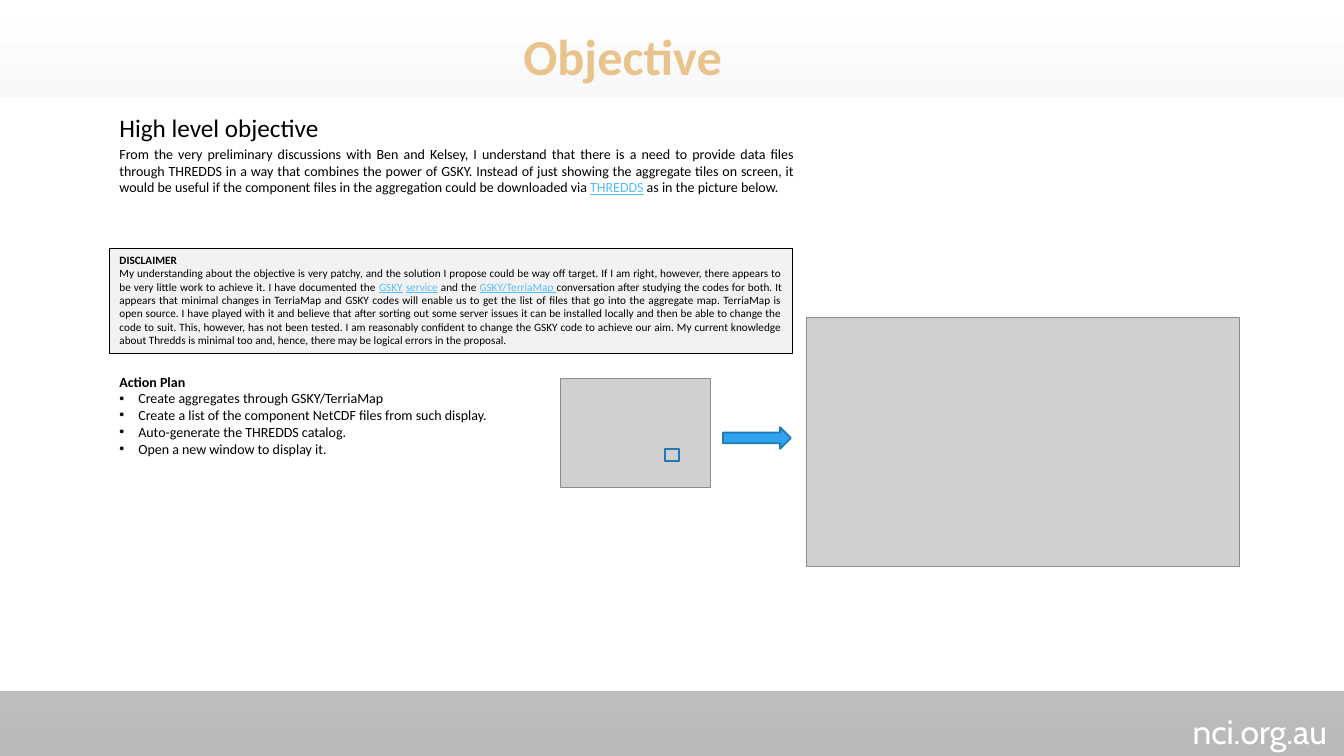
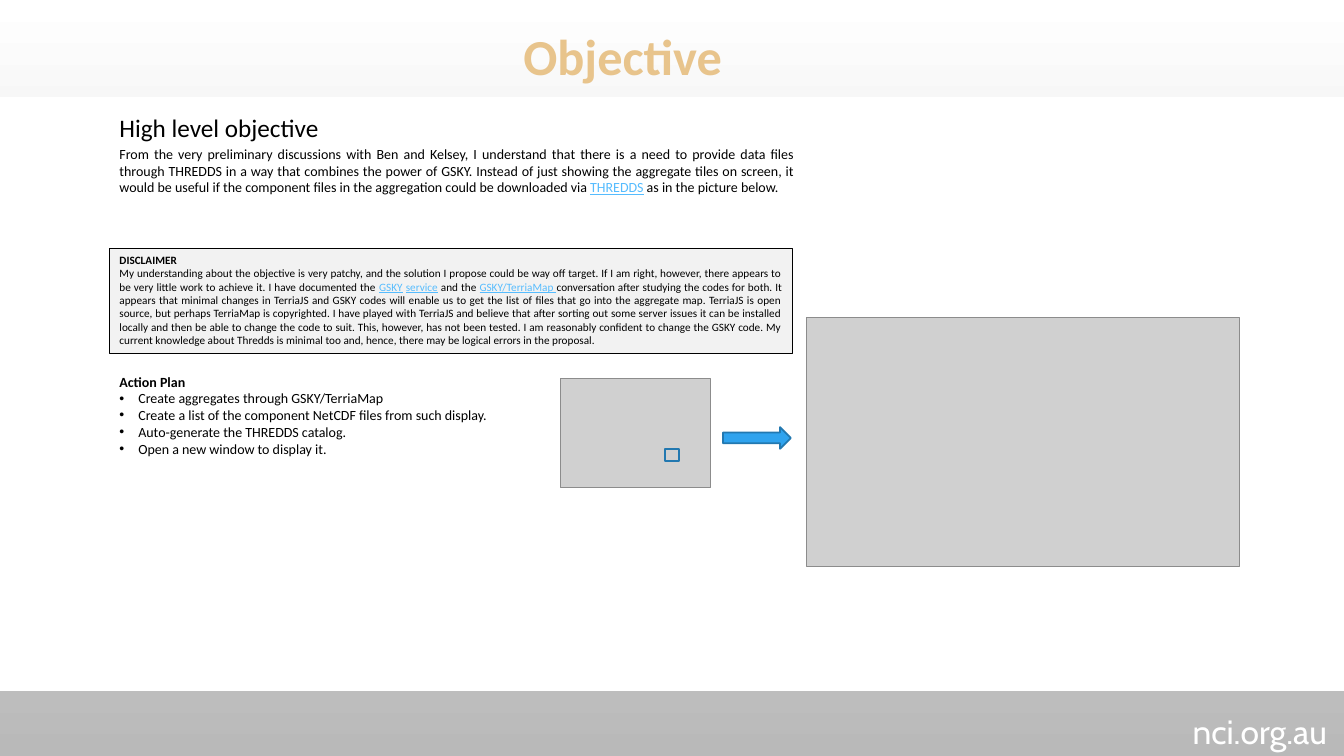
Before and after one commit to nci/gsky, a slide deck: slide 3 of Documents/ows/GSKY-Thredds_Integration.pptx. Drawn at 1344x756 pixels with LibreOffice and Linux fonts; fonts in the diff are those of the drawing; grey boxes stand for pictures; background and template pictures are left out. Boxes give left, top, right and bottom in pixels: in the first picture for what was removed or moved away, otherwise in the second. Text is boxed around its words. In the diff, an @@ line names an element or a change of style, - is before the commit and + after.

Commit message:
Terria with GSKY Documentation

```diff
--- a/Documents/ows/GSKY-Thredds_Integration.pptx
+++ b/Documents/ows/GSKY-Thredds_Integration.pptx
@@ text in rectangle at [119,269,782,346]: text changed @@
-My understanding about the objective is very patchy, and the solution I propose could be way off target. If I am right, however, there appears to be very little work to achieve it. I have documented the GSKY service and the GSKY/TerriaMap conversation after studying the codes for both. It appears that minimal changes in TerriaMap and GSKY codes will enable us to get the list of files that go into the aggregate map. TerriaMap is open source. I have played with it and believe that after sorting out some server issues it can be installed locally and then be able to change the code to suit. This, however, has not been tested. I am reasonably confident to change the GSKY code to achieve our aim. My current knowledge about Thredds is minimal too and, hence, there may be logical errors in the proposal.
+My understanding about the objective is very patchy, and the solution I propose could be way off target. If I am right, however, there appears to be very little work to achieve it. I have documented the GSKY service and the GSKY/TerriaMap conversation after studying the codes for both. It appears that minimal changes in TerriaJS and GSKY codes will enable us to get the list of files that go into the aggregate map. TerriaJS is open source, but perhaps TerriaMap is copyrighted. I have played with TerriaJS and believe that after sorting out some server issues it can be installed locally and then be able to change the code to suit. This, however, has not been tested. I am reasonably confident to change the GSKY code. My current knowledge about Thredds is minimal too and, hence, there may be logical errors in the proposal.
```
Also in this commit, not shown: 2 other slides changed.
